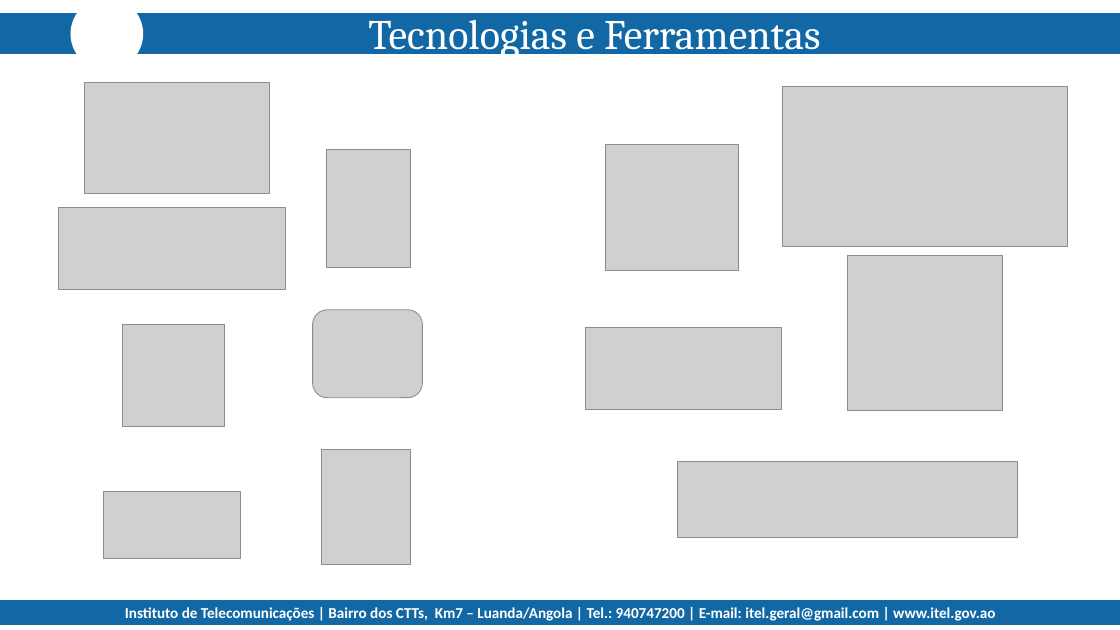
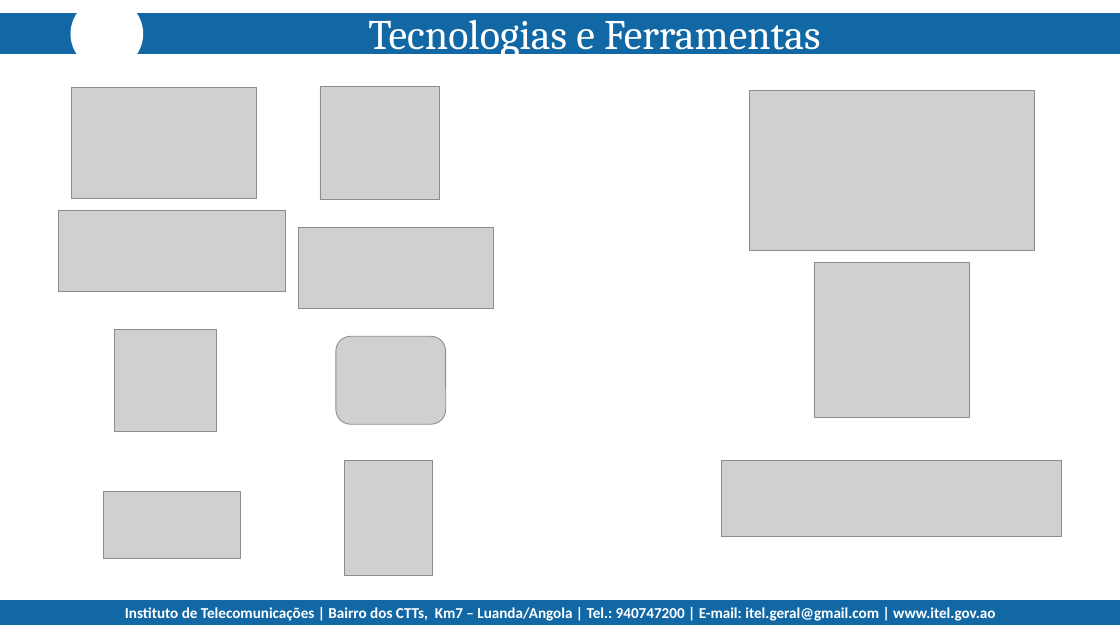
Before and after one commit to davidgunza05/MarketFarma, a slide deck: slide 9 of Express-Farma.pptx. Drawn at 1120x630 pixels with LibreOffice and Linux fonts; fonts in the diff are those of the drawing; grey boxes stand for pictures; background and template pictures are left out. Boxes give left, top, right and bottom in pixels: in the first picture for what was removed or moved away, otherwise in the second. Text is boxed around its words. In the diff, an @@ line names an element or a change of style, - is before the commit and + after.

```diff
--- a/Express-Farma.pptx
+++ b/Express-Farma.pptx
@@ picture: place and size @@
-picture at bbox=[85, 83, 270, 194]
+picture at bbox=[71, 87, 256, 198]
@@ picture: place and size @@
-picture at bbox=[605, 145, 739, 271]
+picture at bbox=[320, 86, 439, 199]
@@ picture: place and size @@
-picture at bbox=[783, 86, 1069, 246]
+picture at bbox=[749, 91, 1035, 251]
@@ picture removed at bbox=[327, 150, 410, 267] @@
@@ picture: place and size @@
-picture at bbox=[586, 328, 782, 410]
+picture at bbox=[299, 228, 494, 309]
@@ picture: place and size @@
-picture at bbox=[848, 255, 1003, 411]
+picture at bbox=[814, 262, 970, 418]
@@ picture: place and size @@
-picture at bbox=[123, 325, 224, 427]
+picture at bbox=[114, 329, 216, 431]
@@ picture: place and size @@
-picture at bbox=[313, 310, 423, 398]
+picture at bbox=[336, 336, 446, 424]
@@ picture: place and size @@
-picture at bbox=[322, 450, 410, 565]
+picture at bbox=[344, 460, 433, 576]
@@ picture: place and size @@
-picture at bbox=[677, 462, 1018, 539]
+picture at bbox=[722, 460, 1063, 537]
```
Also in this commit, not shown: 1 other slide changed, 3 other files.
